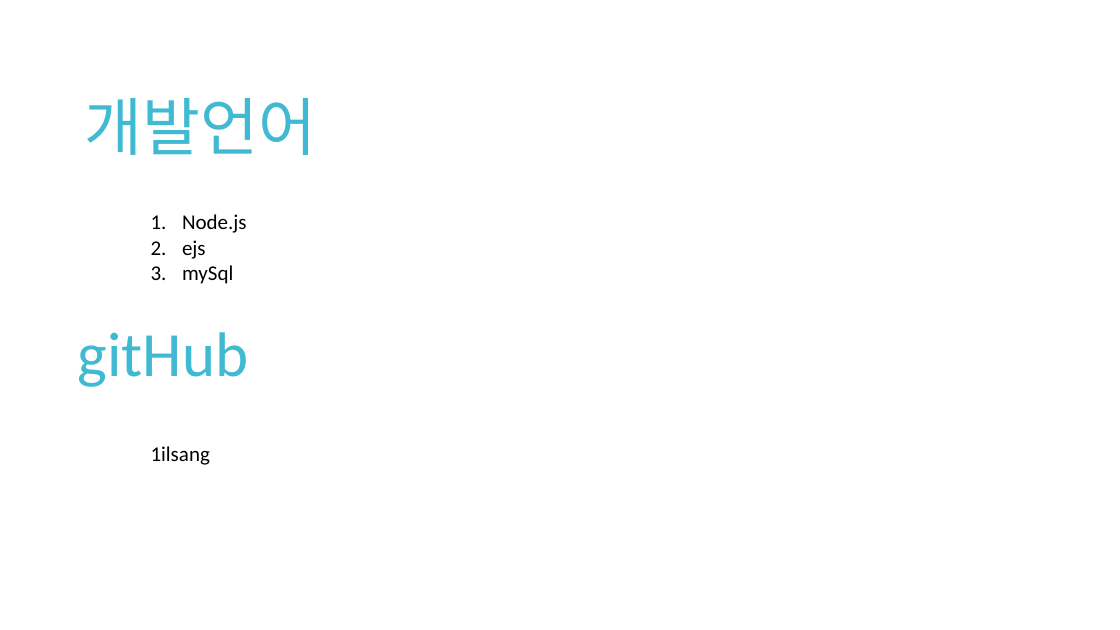
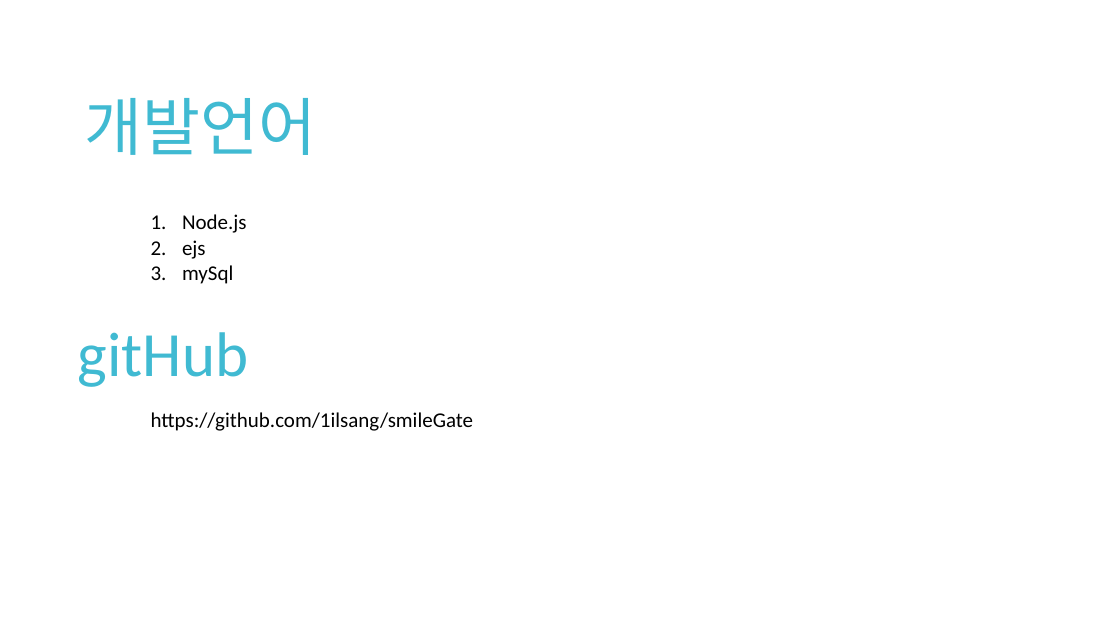
Before and after one commit to 1ilsang/smileGate, a slide deck: slide 4 of smileGateUrlProj.pptx. Drawn at 1120x630 pixels with LibreOffice and Linux fonts; fonts in the diff are those of the drawing. Boxes give left, top, right and bottom in pixels: in the first picture for what was removed or moved away, otherwise in the second. Text is boxed around its words. In the diff, an @@ line names an element or a change of style, - is before the commit and + after.

```diff
--- a/smileGateUrlProj.pptx
+++ b/smileGateUrlProj.pptx
@@ text at [151, 412, 474, 431]: text changed @@
-1ilsang
+https://github.com/1ilsang/smileGate
```
